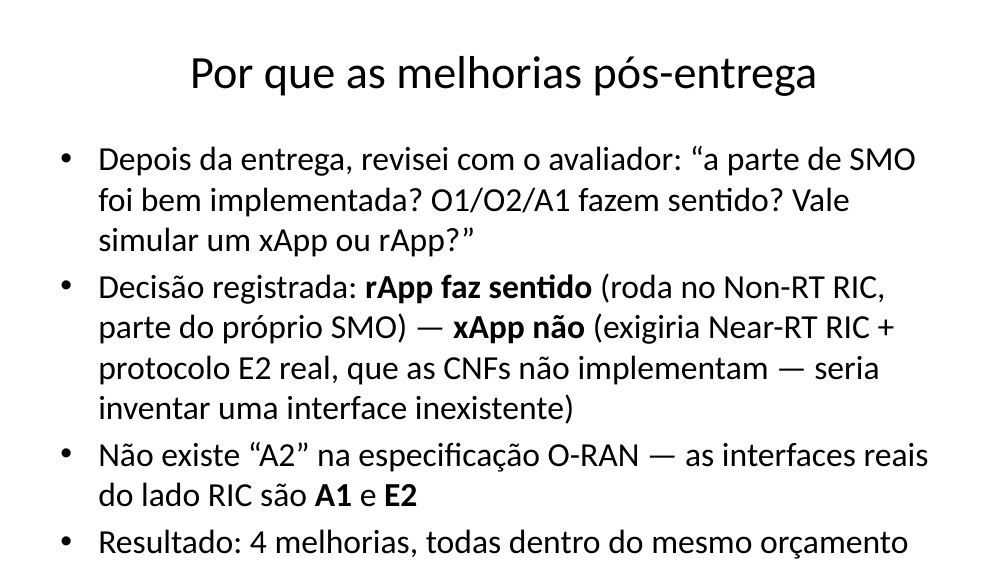
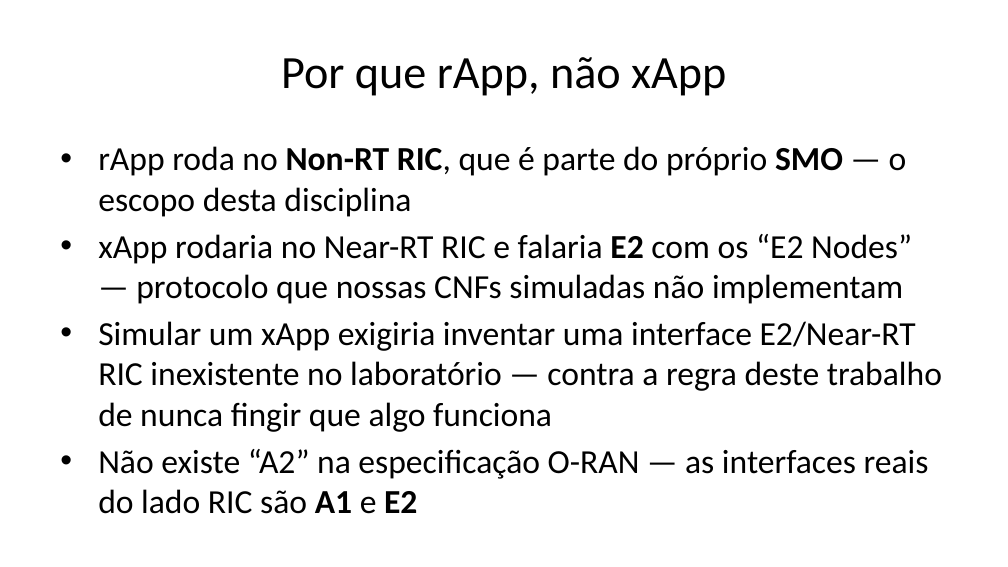
Before and after one commit to DiegoAbreuSWB/OpenRANCESARSMO, a slide deck: slide 23 of presentation/Parte2-Apresentacao-SMO-Nephio.pptx (slide 21 before the commit). Drawn at 1008x567 pixels with LibreOffice and Linux fonts; fonts in the diff are those of the drawing. Boxes give left, top, right and bottom in pixels: in the first picture for what was removed or moved away, otherwise in the second. Text is boxed around its words. In the diff, an @@ line names an element or a change of style, - is before the commit and + after.

Commit message:
feat: unifica os 10 experimentos como narrativa única + fecha prioridades pendentes
Relatório e apresentação da Parte 2 reescritos para apresentar as 4 peças que antes
eram "melhorias pós-entrega" (metrics-server, RootSync contínuo, config-bridge,
rapp-autoscale) como parte integral do design desde o início - arquitetura de 3
camadas (infraestrutura/entrega/operação), 10 experimentos numerados em sequência,
sem framing de "adicionado depois".

- report/part2-report.md e report/part2-report-print.html: reescritos, 17 seções
  unificadas (era 15 + um anexo "Seção 16"), nova Seção 11 "Non-RT RIC -
  rapp-autoscale" e Seção 15 "o que fica de fora" no fluxo principal.
- presentation/part2-slides-deck.md: 26 slides (era 29 com framing de "melhoria"),
  cada experimento 1-10 com o mesmo tratamento narrativo.
- dashboard/index.html e local.html: MEL-07..10 -> EXP-07..10, remove linguagem de
  "melhoria pós-entrega" e "reverificação pendente" (resolvida, ver abaixo).

Prioridades do docs/team-comparison.md fechadas nesta sessão:
- scripts/validate-lab.sh: 10 -> 15 checagens (3 CNFs reais, metrics-server,
  RootSync, config-bridge, rapp-autoscale). Rodado de verdade contra o cluster:
  15/15 PASS (achado e corrigido um bug real no proprio check novo, que contava
  config-bridge/rapp-autoscale junto com as 3 CNFs).
- Reverificacao final do rApp CONCLUIDA: ambiente estabilizou, rodei o ciclo
  completo (scripts/14-rapp-load-test.sh) e confirmei via kubectl que
  spec.replicas=2 permanece estavel - o RootSync nao reverte mais, confirmando
  que a correcao (remover "replicas" do pacote) resolveu o conflito de
  autoridade GitOps x controle imperativo de verdade, nao so em teoria.
- dashboard/server.py: mesmo bug de contagem corrigido (cnfs_total contava
  config-bridge/rapp-autoscale); testado ao vivo contra o cluster real.
- Terminal shots (rapp-decision, validate-lab) regeradas com os resultados reais
  desta verificacao final.
- PDF e PPTX da Parte 2 reconstruidos com todo o conteudo acima.

Nenhuma evidencia inventada: os 20 arquivos alterados refletem execucao real
contra o o-cloud-1 nesta sessao (reprovisionado do zero apos instabilidade de
ambiente), nao edicao de texto sem verificacao.

```diff
--- a/presentation/Parte2-Apresentacao-SMO-Nephio.pptx
+++ b/presentation/Parte2-Apresentacao-SMO-Nephio.pptx
@@ title at (281, 57, 726, 96): text changed @@
-Por que as melhorias pós-entrega
+Por que rApp, não xApp
@@ text at (98, 146, 942, 432): text changed @@
-• Depois da entrega, revisei com o avaliador: “a parte de SMO foi bem implementada? O1/O2/A1 fazem sentido? Vale simular um xApp ou rApp?”
-• Decisão registrada: rApp faz sentido (roda no Non-RT RIC, parte do próprio SMO) — xApp não (exigiria Near-RT RIC + protocolo E2 real, que as CNFs não implementam — seria inventar uma interface inexistente)
+• rApp roda no Non-RT RIC, que é parte do próprio SMO — o escopo desta disciplina
+• xApp rodaria no Near-RT RIC e falaria E2 com os “E2 Nodes” — protocolo que nossas CNFs simuladas não implementam
+• Simular um xApp exigiria inventar uma interface E2/Near-RT RIC inexistente no laboratório — contra a regra deste trabalho de nunca fingir que algo funciona
@@ text at (98, 529, 908, 559): paragraph removed @@
-• Resultado: 4 melhorias, todas dentro do mesmo orçamento de 16 GB, cada uma com evidência real
```
Also in this commit, not shown: 18 other slides changed, 3 slides removed, 19 other files.
